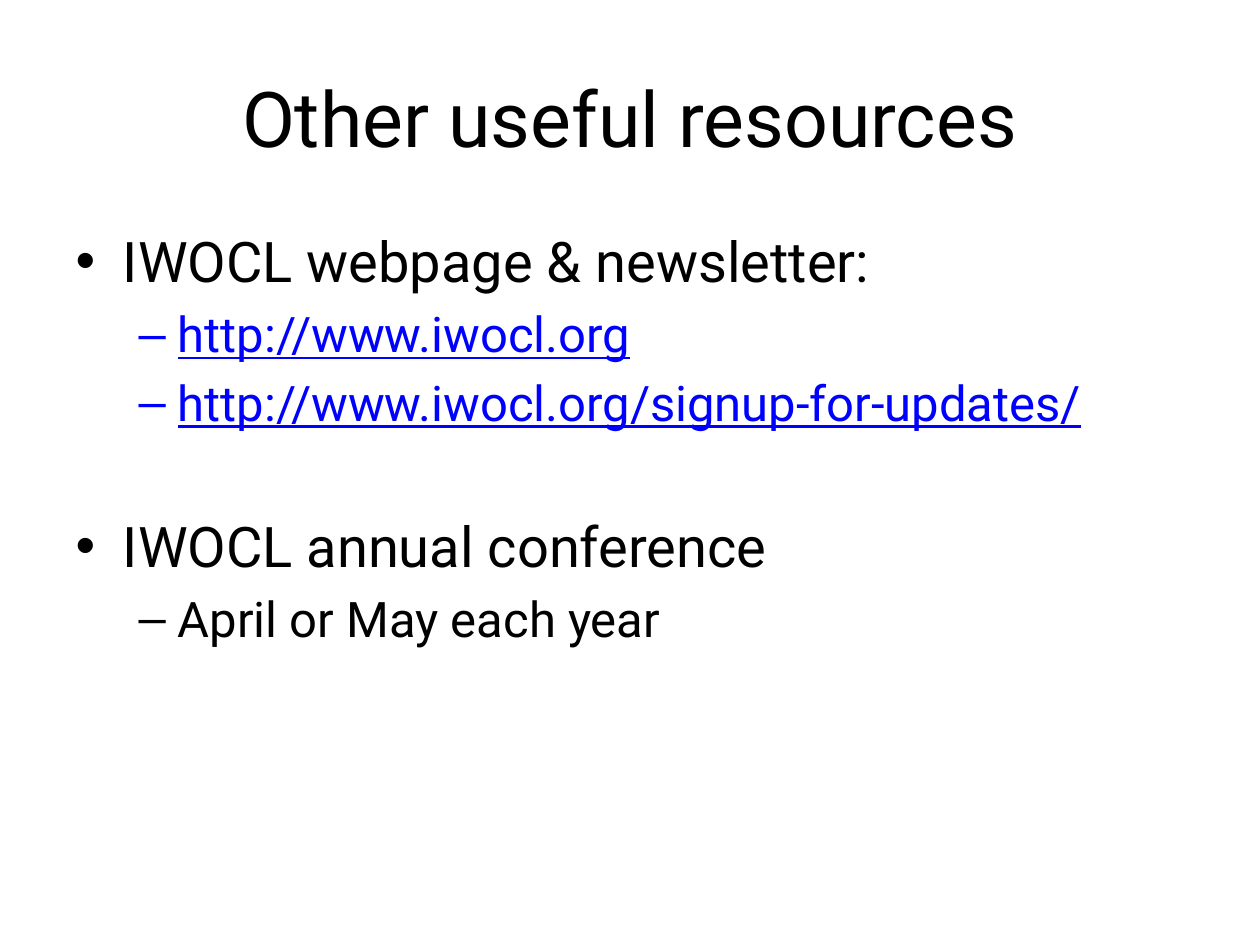
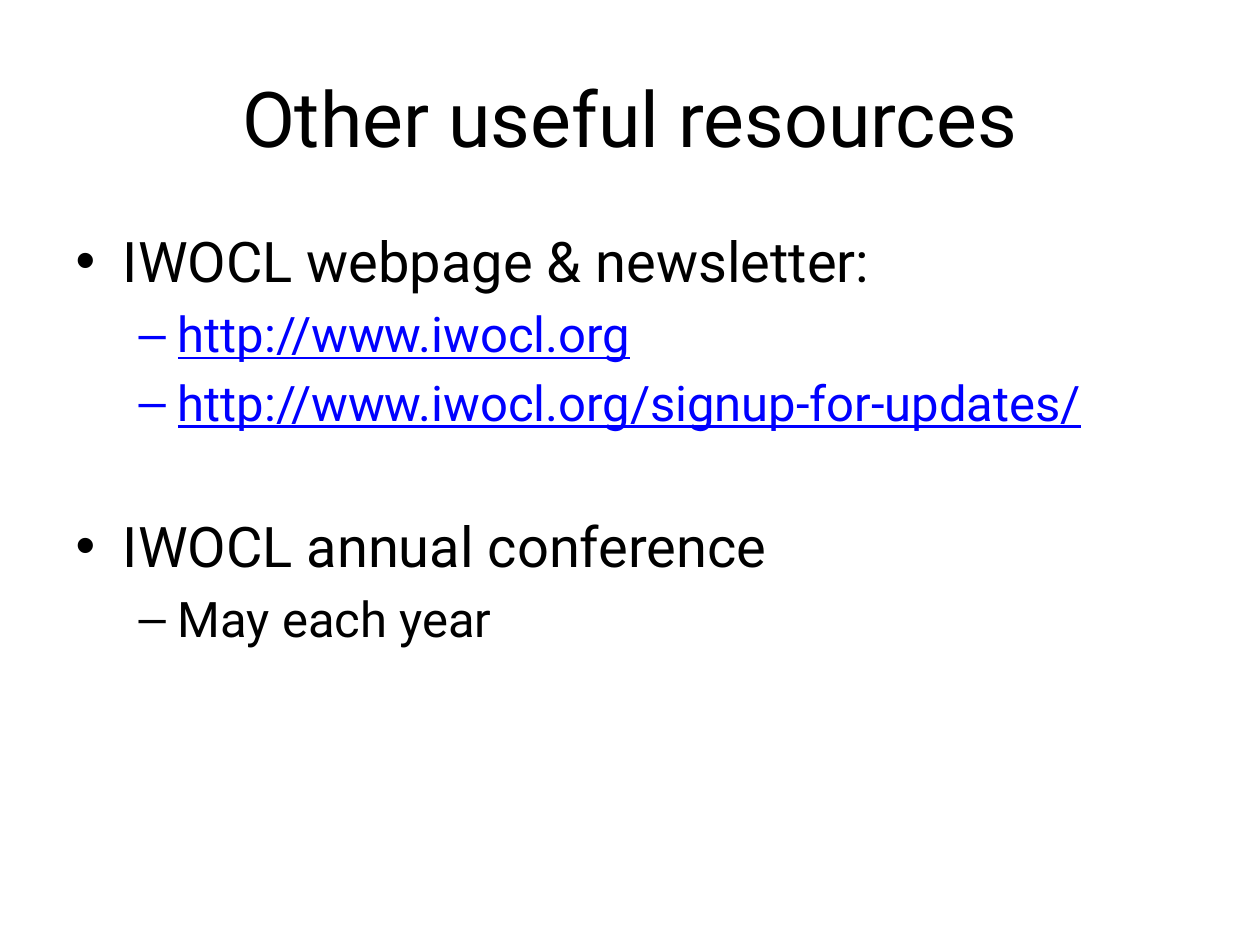
Before and after one commit to UoB-HPC/opencl-training-code, a slide deck: slide 13 of slides/advanced_outro.pptx. Drawn at 1260x945 pixels with LibreOffice and Linux fonts; fonts in the diff are those of the drawing. Boxes give left, top, right and bottom in pixels: in the first picture for what was removed or moved away, otherwise in the second. Text is boxed around its words. In the diff, an @@ line names an element or a change of style, - is before the commit and + after.

```diff
--- a/slides/advanced_outro.pptx
+++ b/slides/advanced_outro.pptx
@@ text at (178, 600, 492, 648): text changed @@
-  – April or May each year
+  – May each year
```
Also in this commit, not shown: 3 other slides changed, 2 slides added.
